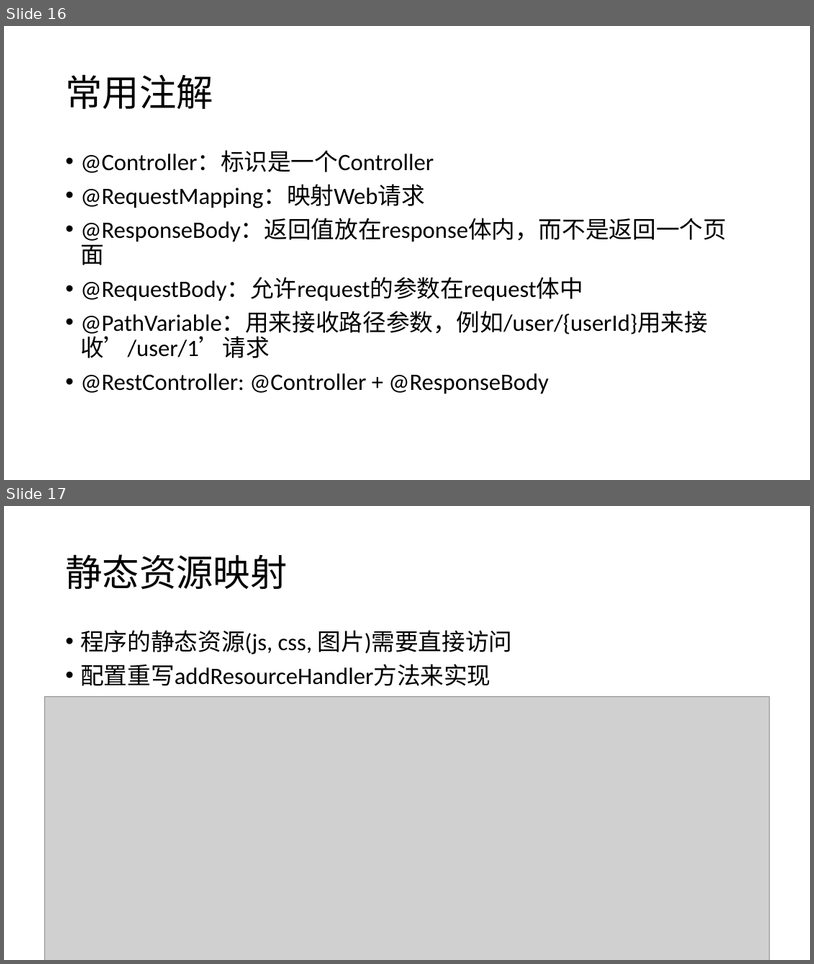
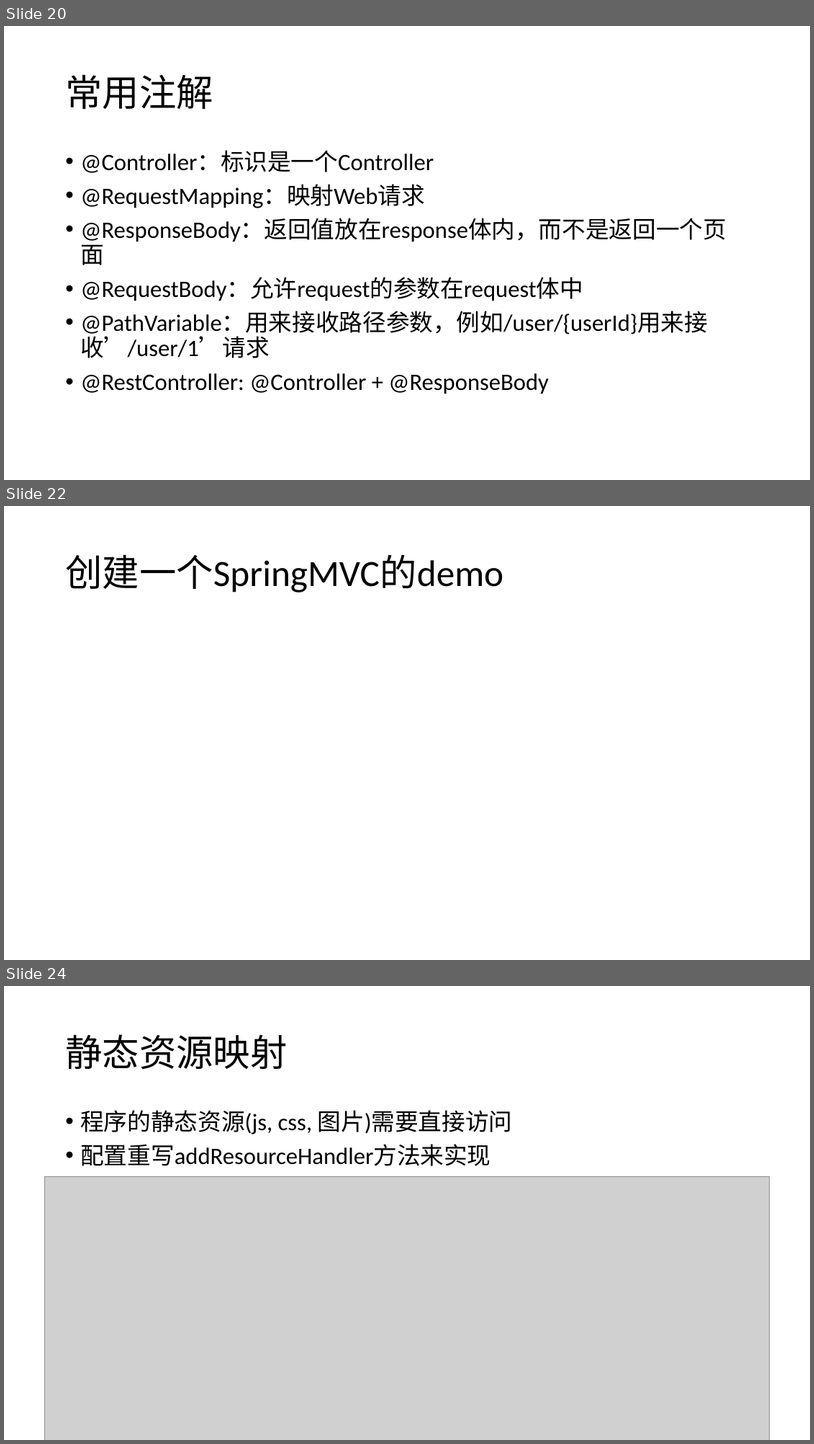
Before and after one commit to airuitian/MicroService, a slide deck: springboot/SpringBoot-1.pptx. Shown one above the other, each under a label of ours: slides 16 and 17 before the commit, slides 20, 22 and 24 after it; the slides between them are not shown. The pictures are 814x964 and 814x1444 pixels, drawn with LibreOffice and Linux fonts; fonts in the diff are those of the drawing; grey boxes stand for pictures. Boxes give left, top, right and bottom in pixels: in the first picture for what was removed or moved away, otherwise in the second. Text is boxed around its words. In the diff, an @@ line names an element or a change of style, - is before the commit and + after.

```diff
--- a/springboot/SpringBoot-1.pptx
+++ b/springboot/SpringBoot-1.pptx
@@ slide 22 added at bbox=[4, 506, 810, 960], background #FFFFFF @@
@@ title added at bbox=[65, 555, 504, 592], 44 pt, text #000000 @@
+创建一个SpringMVC的demo
@@ what was slide 16 is now slide 20 @@
@@ what was slide 17 is now slide 24 @@
```
Also in this commit, not shown: 5 slides changed, 7 other slides added, 12 other files.
